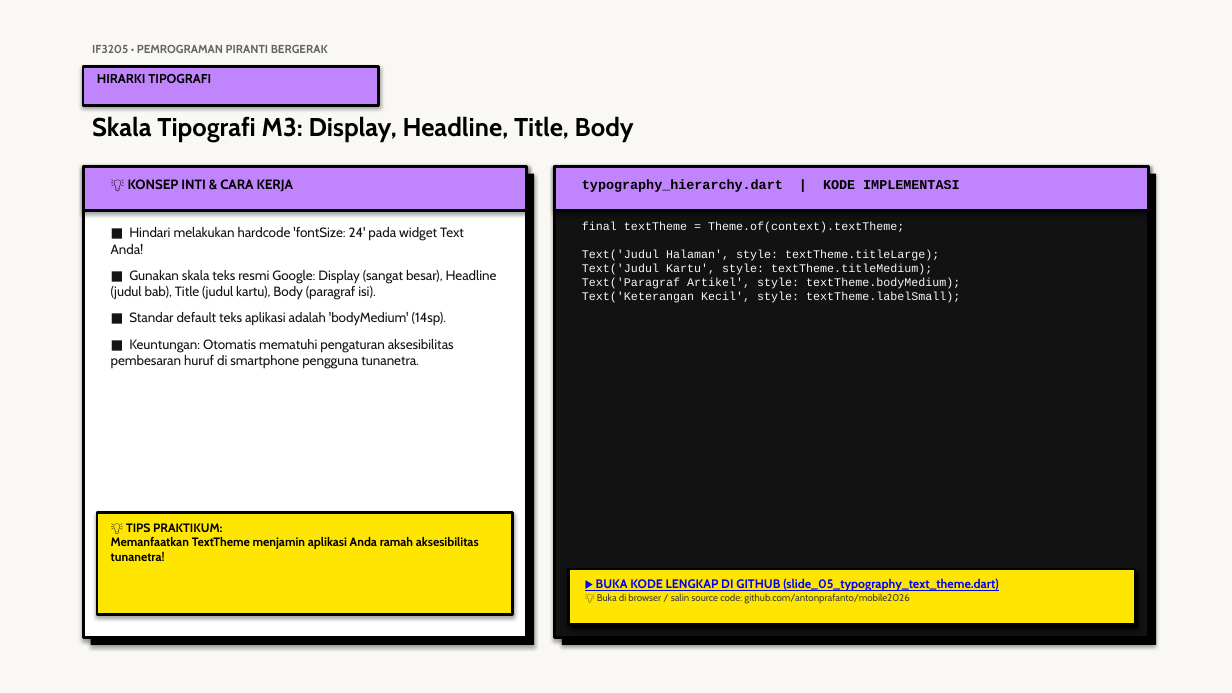
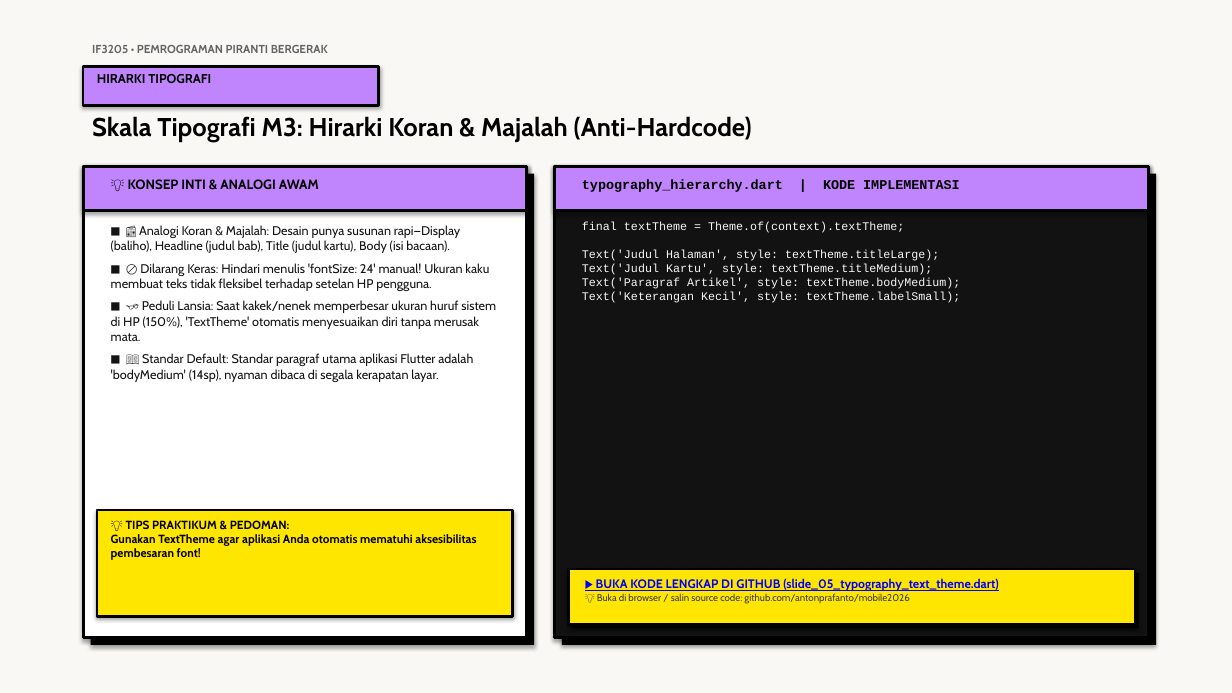
Before and after one commit to antonprafanto/mobile2026, a slide deck: slide 5 of 03_slide_presentasi/PERTEMUAN_05_Material3_dan_Responsive_UI.pptx. Drawn at 1232x693 pixels with LibreOffice and Linux fonts; fonts in the diff are those of the drawing. Boxes give left, top, right and bottom in pixels: in the first picture for what was removed or moved away, otherwise in the second. Text is boxed around its words. In the diff, an @@ line names an element or a change of style, - is before the commit and + after.

Commit message:
feat(p05): perkuat analogi membumi, kartu M3, dan dokumen kerangka kerja courseware

```diff
--- a/03_slide_presentasi/PERTEMUAN_05_Material3_dan_Responsive_UI.pptx
+++ b/03_slide_presentasi/PERTEMUAN_05_Material3_dan_Responsive_UI.pptx
@@ text at (92,116,752,142): text changed @@
-Skala Tipografi M3: Display, Headline, Title, Body
+Skala Tipografi M3: Hirarki Koran & Majalah (Anti-Hardcode)
@@ text at (128,179,319,189): text changed @@
-💡 KONSEP INTI & CARA KERJA
+💡 KONSEP INTI & ANALOGI AWAM
@@ text at (111,225,496,382): text changed; size 10.5 to 9.8 pt @@
-■ Hindari melakukan hardcode 'fontSize: 24' pada widget Text Anda!
-■ Gunakan skala teks resmi Google: Display (sangat besar), Headline (judul bab), Title (judul kartu), Body (paragraf isi).
-■ Standar default teks aplikasi adalah 'bodyMedium' (14sp).
-■ Keuntungan: Otomatis mematuhi pengaturan aksesibilitas pembesaran huruf di smartphone pengguna tunanetra.
+■ 📰 Analogi Koran & Majalah: Desain punya susunan rapi—Display (baliho), Headline (judul bab), Title (judul kartu), Body (isi bacaan).
+■ 🚫 Dilarang Keras: Hindari menulis 'fontSize: 24' manual! Ukuran kaku membuat teks tidak fleksibel terhadap setelan HP pengguna.
+■ 👓 Peduli Lansia: Saat kakek/nenek memperbesar ukuran huruf sistem di HP (150%), 'TextTheme' otomatis menyesuaikan diri tanpa merusak mata.
+■ 📖 Standar Default: Standar paragraf utama aplikasi Flutter adalah 'bodyMedium' (14sp), nyaman dibaca di segala kerapatan layar.
@@ text at (111,520,476,560): text changed; size 9.5 to 9.2 pt @@
-💡 TIPS PRAKTIKUM:
-Memanfaatkan TextTheme menjamin aplikasi Anda ramah aksesibilitas tunanetra!
+💡 TIPS PRAKTIKUM & PEDOMAN:
+Gunakan TextTheme agar aplikasi Anda otomatis mematuhi aksesibilitas pembesaran font!
```
Also in this commit, not shown: 15 other slides changed, 4 other files.
